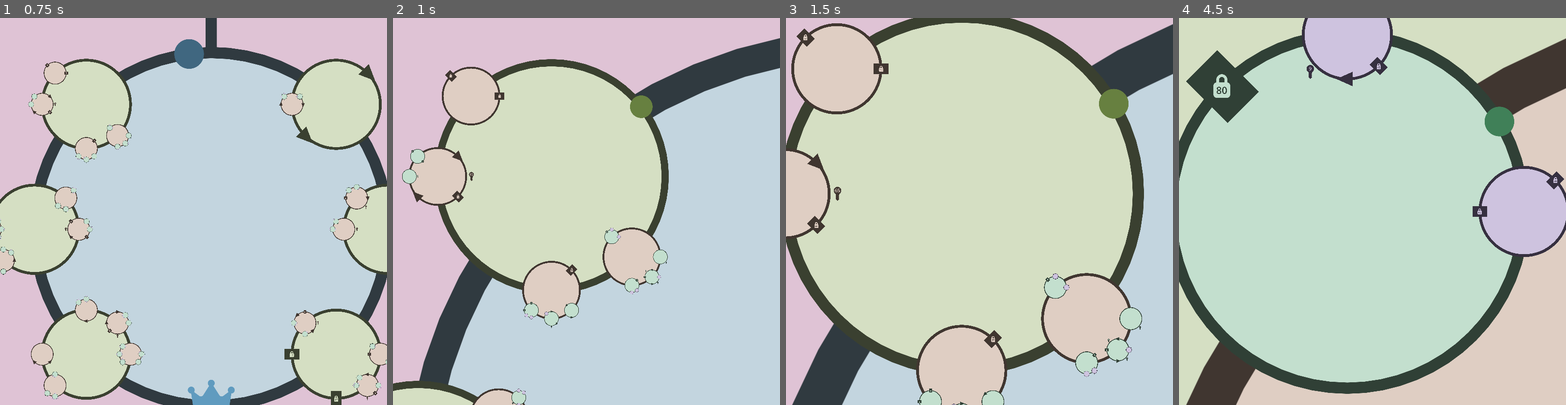
Above: before the commit, frames 1-4 (left to right).
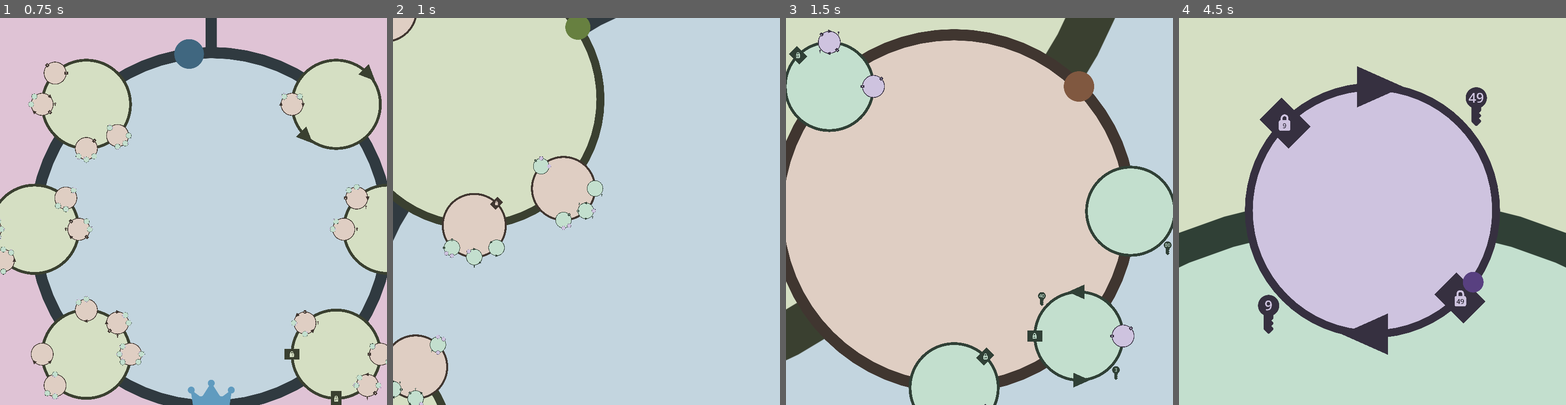
Above: after the commit, the same moments.

Repository: friedev/cycle-delver
Game: Godot game, scene res://src/main.tscn
The game is run twice, just before and just after one commit, with the same random seed, the same clock (stepped at 60 frames per second) and the same inputs.
Inputs (mouse positions are in pixels of both pictures, inside the frame that each line leads up to):
- Up to frame 1 (0.75 s): tap Enter at 0.5 s; move the mouse to (278, 192) at 0.52 s; tap A (move_ccw) at 0.6 s; click (278, 192) at 0.67 s
- Up to frame 2 (1 s): tap D (move_cw) at 0.8 s
- Up to frame 3 (1.5 s): move the mouse to (902, 230) at 1.27 s; tap D (move_cw) at 1.35 s; click (902, 230) at 1.42 s
- Up to frame 4 (4.5 s): tap W (move_out) at 1.55 s; move the mouse to (1411, 126) at 2.02 s; hold W (move_out) 2.03-2.78 s; click (1411, 126) at 2.3 s; move the mouse to (1353, 288) at 2.77 s; click (1353, 288) at 2.85 s; tap A (move_ccw) at 3.05, 3.6 s; move the mouse to (1488, 269) at 3.52 s; click (1488, 269) at 3.67 s; tap D (move_cw) at 3.8, 4.35 s; move the mouse to (1256, 153) at 4.27 s; click (1256, 153) at 4.42 s

Frame 1 is identical in both runs. In frame 2, 43% of the frame differs, in the area x 0-100%, y 0-100%; in frame 3, 31%; in frame 4, 67%.

Commit message:
Add input buffering

Diff:
--- a/src/player.gd
+++ b/src/player.gd
@@ -35,6 +35,9 @@
 ## List of IDs of keys the player has collected.
 var collected_keys: Array[int]
 
+var buffered_input: InputEvent
+var buffered_input_direction: float
+
 # Data for tracking movement animation
 var moving: bool
 var target_angle: float
@@ -58,14 +61,23 @@
 
 
 func _unhandled_input(event: InputEvent) -> void:
-	if moving or game_over:
+	if game_over:
+		return
+	if moving:
+		for action in ["move_ccw", "move_cw", "move_out"]:
+			if event.is_action_pressed(action):
+				buffered_input = event
+				buffered_input_direction = Input.get_axis("move_ccw", "move_cw")
+				break
 		return
 	handle_input_event(event)
 
 
-func handle_input_event(event: InputEvent) -> void:
+func handle_input_event(event: InputEvent, buffered := false) -> void:
 	assert(not moving and not game_over)
-	var input_direction := Input.get_axis("move_ccw", "move_cw")
+	var input_direction := (
+		buffered_input_direction if buffered else Input.get_axis("move_ccw", "move_cw")
+	)
 	if not is_zero_approx(input_direction):
 		move_to_next_vertex(input_direction)
 	elif event.is_action_pressed("move_out"):
@@ -149,6 +161,9 @@
 			vertex = null
 	update_sprite()
 	move_finished.emit()
+	if buffered_input != null:
+		handle_input_event(buffered_input, true)
+		buffered_input = null
 
 
 ## Move in the given direction around the current loop until reaching the next
@@ -167,8 +182,7 @@
 		next_vertex_angle = loop.get_next_vertex_angle(next_vertex_angle, direction)
 		next_vertex = loop.get_vertex(next_vertex_angle)
 		skip_next_vertex = (
-			# This first condition should only happen due to the level entrance
-			next_vertex == vertex or
+			(next_vertex == vertex and vertex is Entrance) or
 			(next_vertex is Valve and (next_vertex as Valve).is_passable(direction))
 		)
 
